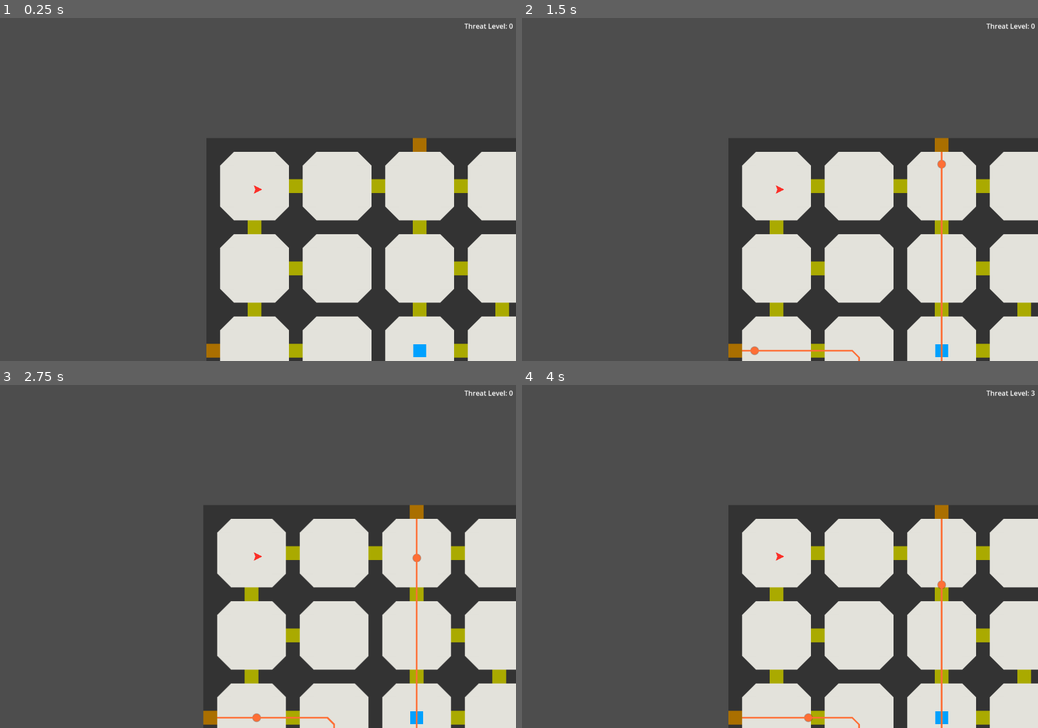
Above: before the commit, frames 1-4 (two rows, left to right).
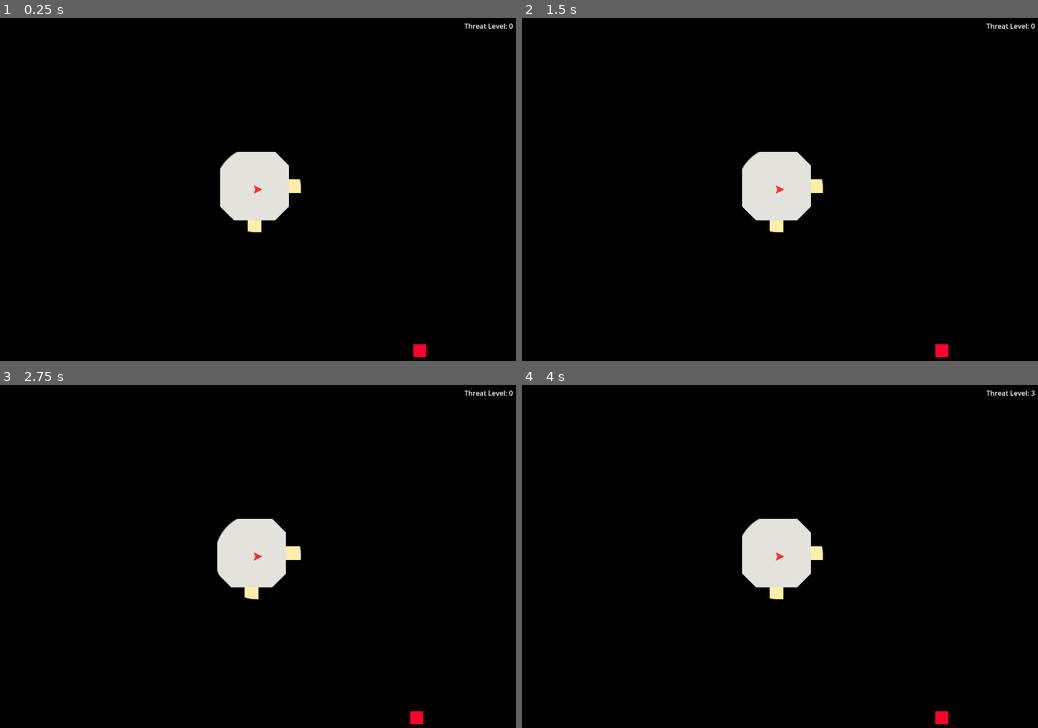
Above: after the commit, the same moments.

Repository: hyearchom/intruder-alert
Game: Godot game, scene res://hra.tscn
Same seed, same stepped clock (60 frames per second), same inputs: the game is played once before the commit and once after it.
Inputs:
- Up to frame 1 (0.25 s): no input
- Up to frame 2 (1.5 s): tap Enter (noc) at 0.5 s; tap A (doleva) at 0.6 s; tap D (doprava) at 1.35 s
- Up to frame 3 (2.75 s): tap W (dopredu) at 2.1 s
- Up to frame 4 (4 s): tap S (dozadu) at 2.85 s; tap Enter (noc) at 3.6 s

The runs differ from the first frame. In frame 1, 98% of the frame differs, in the area x 0-100%, y 0-100%; in frame 2, 98%; in frame 3, 98%; in frame 4, 98%.

Commit message:
Světla a stíny
- hráč má nyní baterku, která zobrazuje pouze jeho okolí
- předměty jsou viditelné na dálku

Diff:
--- a/hra.tscn
+++ b/hra.tscn
@@ -6,6 +6,9 @@
 [ext_resource type="Script" path="res://Hrac.gd" id="3_l0pdp"]
 [ext_resource type="Script" path="res://display/Hrozba.gd" id="5_51h2p"]
 
+[sub_resource type="CanvasItemMaterial" id="CanvasItemMaterial_ajq2l"]
+light_mode = 2
+
 [sub_resource type="TileMapPattern" id="TileMapPattern_eailf"]
 tile_data = PackedInt32Array(0, 262145, 0, 65536, 262145, 0, 131072, 262145, 0, 196608, 131073, 0, 262144, 262145, 0, 3 …(771 unchanged characters)…
 
@@ -15,24 +18,36 @@
 outlines = Array[PackedVector2Array]([PackedVector2Array(-16, -16, 16, -16, 16, 16, -16, 16)])
 agent_radius = 0.0
 
+[sub_resource type="OccluderPolygon2D" id="OccluderPolygon2D_21blv"]
+polygon = PackedVector2Array(-16, -16, 16, -16, -16, 16)
+
 [sub_resource type="NavigationPolygon" id="NavigationPolygon_upgr1"]
 vertices = PackedVector2Array(16, 16, -16, 16, -16, -16)
 polygons = Array[PackedInt32Array]([PackedInt32Array(0, 1, 2)])
 outlines = Array[PackedVector2Array]([PackedVector2Array(-16, -16, -16, 16, 16, 16)])
 agent_radius = 0.0
 
+[sub_resource type="OccluderPolygon2D" id="OccluderPolygon2D_lbnl0"]
+polygon = PackedVector2Array(-16, -16, 16, 16, 16, -16)
+
 [sub_resource type="NavigationPolygon" id="NavigationPolygon_o8xdh"]
 vertices = PackedVector2Array(16, 16, -16, -16, 16, -16)
 polygons = Array[PackedInt32Array]([PackedInt32Array(0, 1, 2)])
 outlines = Array[PackedVector2Array]([PackedVector2Array(-16, -16, 16, 16, 16, -16)])
 agent_radius = 0.0
 
+[sub_resource type="OccluderPolygon2D" id="OccluderPolygon2D_0nnxg"]
+polygon = PackedVector2Array(-16, -16, 16, 16, -16, 16)
+
 [sub_resource type="NavigationPolygon" id="NavigationPolygon_mul77"]
 vertices = PackedVector2Array(-16, 16, -16, -16, 16, -16)
 polygons = Array[PackedInt32Array]([PackedInt32Array(0, 1, 2)])
 outlines = Array[PackedVector2Array]([PackedVector2Array(-16, -16, -16, 16, 16, -16)])
 agent_radius = 0.0
 
+[sub_resource type="OccluderPolygon2D" id="OccluderPolygon2D_443ja"]
+polygon = PackedVector2Array(16, 16, 16, -16, -16, 16)
+
 [sub_resource type="NavigationPolygon" id="NavigationPolygon_t5soe"]
 vertices = PackedVector2Array(16, 16, -16, 16, -16, -16, 16, -16)
 polygons = Array[PackedInt32Array]([PackedInt32Array(0, 1, 2, 3)])
@@ -44,6 +59,9 @@
 polygons = Array[PackedInt32Array]([PackedInt32Array(0, 1, 2, 3)])
 outlines = Array[PackedVector2Array]([PackedVector2Array(-16, -16, 16, -16, 16, 16, -16, 16)])
 agent_radius = 0.0
+
+[sub_resource type="OccluderPolygon2D" id="OccluderPolygon2D_2gcgg"]
+polygon = PackedVector2Array(-16, -16, 16, -16, 16, 16, -16, 16)
 
 [sub_resource type="TileSetAtlasSource" id="TileSetAtlasSource_66erx"]
 resource_name = "Vzornik"
@@ -56,18 +74,21 @@
 0:0/0 = 0
 0:0/0/terrain_set = 0
 0:0/0/terrain = 0
+0:0/0/occlusion_layer_0/polygon = SubResource("OccluderPolygon2D_21blv")
 0:0/0/physics_layer_0/polygon_0/points = PackedVector2Array(-16, -16, 16, -16, -16, 16)
 0:0/0/navigation_layer_0/polygon = SubResource("NavigationPolygon_rnvq5")
 0:0/1 = 1
 0:0/1/flip_h = true
 0:0/1/terrain_set = 0
 0:0/1/terrain = 0
+0:0/1/occlusion_layer_0/polygon = SubResource("OccluderPolygon2D_lbnl0")
 0:0/1/physics_layer_0/polygon_0/points = PackedVector2Array(-16, -16, 16, -16, 16, 16)
 0:0/1/navigation_layer_0/polygon = SubResource("NavigationPolygon_upgr1")
 0:0/2 = 2
 0:0/2/flip_v = true
 0:0/2/terrain_set = 0
 0:0/2/terrain = 0
+0:0/2/occlusion_layer_0/polygon = SubResource("OccluderPolygon2D_0nnxg")
 0:0/2/physics_layer_0/polygon_0/points = PackedVector2Array(16, 16, -16, -16, -16, 16)
 0:0/2/navigation_layer_0/polygon = SubResource("NavigationPolygon_o8xdh")
 0:0/3 = 3
@@ -75,6 +96,7 @@
 0:0/3/flip_v = true
 0:0/3/terrain_set = 0
 0:0/3/terrain = 0
+0:0/3/occlusion_layer_0/polygon = SubResource("OccluderPolygon2D_443ja")
 0:0/3/physics_layer_0/polygon_0/points = PackedVector2Array(16, 16, -16, 16, 16, -16)
 0:0/3/navigation_layer_0/polygon = SubResource("NavigationPolygon_mul77")
 1:0/0 = 0
@@ -88,10 +110,12 @@
 4:0/0 = 0
 4:0/0/terrain_set = 0
 4:0/0/terrain = 3
+4:0/0/occlusion_layer_0/polygon = SubResource("OccluderPolygon2D_2gcgg")
 4:0/0/physics_layer_0/polygon_0/points = PackedVector2Array(-16, -16, 16, -16, 16, 16, -16, 16)
 
 [sub_resource type="TileSet" id="TileSet_sns41"]
 tile_size = Vector2i(32, 32)
+occlusion_layer_0/light_mask = 1
 physics_layer_0/collision_layer = 1
 terrain_set_0/mode = 0
 terrain_set_0/terrain_0/name = "Mistnost"
@@ -107,21 +131,38 @@
 tile_proxies/coords_level = [[0, Vector2i(0, 0)], [2, Vector2i(0, 0)], [0, Vector2i(1, 0)], [2, Vector2i(1, 0)], [1, Vector2i(0, 0)], [2, Vector2i(2, 0)], [9, Vector2i(0, 0)], [11, Vector2i(0, 0)], [10, Vector2i(0, 0)], [11, Vector2i(1, 0)]]
 pattern_0 = SubResource("TileMapPattern_eailf")
 
+[sub_resource type="CanvasItemMaterial" id="CanvasItemMaterial_bmoeh"]
+light_mode = 2
+
 [sub_resource type="CircleShape2D" id="CircleShape2D_gxw5k"]
 radius = 9.46
 
+[sub_resource type="Gradient" id="Gradient_k5wta"]
+offsets = PackedFloat32Array(0.702703, 0.722973)
+colors = PackedColorArray(1, 1, 1, 1, 0, 0, 0, 0)
+
+[sub_resource type="GradientTexture2D" id="GradientTexture2D_j1tpt"]
+gradient = SubResource("Gradient_k5wta")
+width = 200
+height = 200
+fill = 1
+fill_from = Vector2(0.5, 0.5)
+
 [node name="Hra" type="Node"]
 
 [node name="Mapa" type="Node2D" parent="."]
+clip_children = 1
 script = ExtResource("1_vvfrj")
 metadata/_edit_group_ = true
 
 [node name="Prostory" type="TileMapLayer" parent="Mapa"]
+material = SubResource("CanvasItemMaterial_ajq2l")
 tile_set = SubResource("TileSet_sns41")
 
 [node name="Objekty" type="Node2D" parent="." node_paths=PackedStringArray("Mapa")]
 z_index = 1
 z_as_relative = false
+material = SubResource("CanvasItemMaterial_bmoeh")
 script = ExtResource("3_3iflw")
 Mapa = NodePath("../Mapa")
 
@@ -145,6 +186,12 @@
 
 [node name="Celo" type="Marker2D" parent="Objekty/Hrac"]
 position = Vector2(10, 0)
+
+[node name="Svetlo" type="PointLight2D" parent="Objekty/Hrac"]
+color = Color(1, 1, 1, 0)
+shadow_enabled = true
+shadow_filter_smooth = 3.0
+texture = SubResource("GradientTexture2D_j1tpt")
 
 [node name="Display" type="CanvasLayer" parent="."]
 
--- a/project.godot
+++ b/project.godot
@@ -82,3 +82,4 @@
 
 renderer/rendering_method="gl_compatibility"
 renderer/rendering_method.mobile="gl_compatibility"
+environment/defaults/default_clear_color=Color(0, 0, 0, 1)
--- a/sceny/cesta.tscn
+++ b/sceny/cesta.tscn
@@ -1,5 +1,6 @@
 [gd_scene format=3 uid="uid://bc7mo4bhs2l4w"]
 
 [node name="Cesta" type="Line2D" groups=["cesty"]]
+visible = false
 width = 4.0
 default_color = Color(1, 0.435294, 0.211765, 1)
--- a/sceny/dvere.tscn
+++ b/sceny/dvere.tscn
@@ -14,6 +14,7 @@
 shape = SubResource("RectangleShape2D_lmnnj")
 
 [node name="Polygon2D" type="Polygon2D" parent="."]
+visible = false
 color = Color(0.67, 0.67, 0, 1)
 polygon = PackedVector2Array(-16, -16, 16, -16, 16, 16, -16, 16)
 
--- a/sceny/sejf.tscn
+++ b/sceny/sejf.tscn
@@ -14,7 +14,7 @@
 nazev = &"sejf"
 
 [node name="Tvar" type="Polygon2D" parent="."]
-color = Color(0, 0.633333, 1, 1)
+color = Color(1, 0, 0.183333, 1)
 polygon = PackedVector2Array(-15, -15, -15, 15, 15, 15, 15, -15)
 
 [node name="Obrys" type="CollisionShape2D" parent="."]
--- a/sceny/souper.tscn
+++ b/sceny/souper.tscn
@@ -1,6 +1,9 @@
-[gd_scene load_steps=5 format=3 uid="uid://dcaxexurx5f2g"]
+[gd_scene load_steps=6 format=3 uid="uid://dcaxexurx5f2g"]
 
 [ext_resource type="Script" path="res://sceny/souper.gd" id="1_d6mxi"]
+
+[sub_resource type="CanvasItemMaterial" id="CanvasItemMaterial_xaqsr"]
+light_mode = 2
 
 [sub_resource type="Gradient" id="Gradient_hil7n"]
 offsets = PackedFloat32Array(0.5, 0.6)
@@ -23,6 +26,7 @@
 metadata/_edit_group_ = true
 
 [node name="Tvar" type="Sprite2D" parent="."]
+material = SubResource("CanvasItemMaterial_xaqsr")
 texture = SubResource("GradientTexture2D_dtqji")
 
 [node name="Obrysy" type="CollisionShape2D" parent="."]
--- a/sceny/vychod.gd
+++ b/sceny/vychod.gd
@@ -8,4 +8,4 @@
 		prvni_vyuziti = false
 	else:
 		Signaly.prohra.emit()
-		#print(false)
+		#prinwt(false)
--- a/sceny/vychod.tscn
+++ b/sceny/vychod.tscn
@@ -14,6 +14,7 @@
 shape = SubResource("RectangleShape2D_lmnnj")
 
 [node name="Polygon2D" type="Polygon2D" parent="."]
+visible = false
 color = Color(0.67, 0.4355, 0, 1)
 polygon = PackedVector2Array(-16, -16, 16, -16, 16, 16, -16, 16)
 
Not shown: 1 places in hra.tscn that only renumber resources
